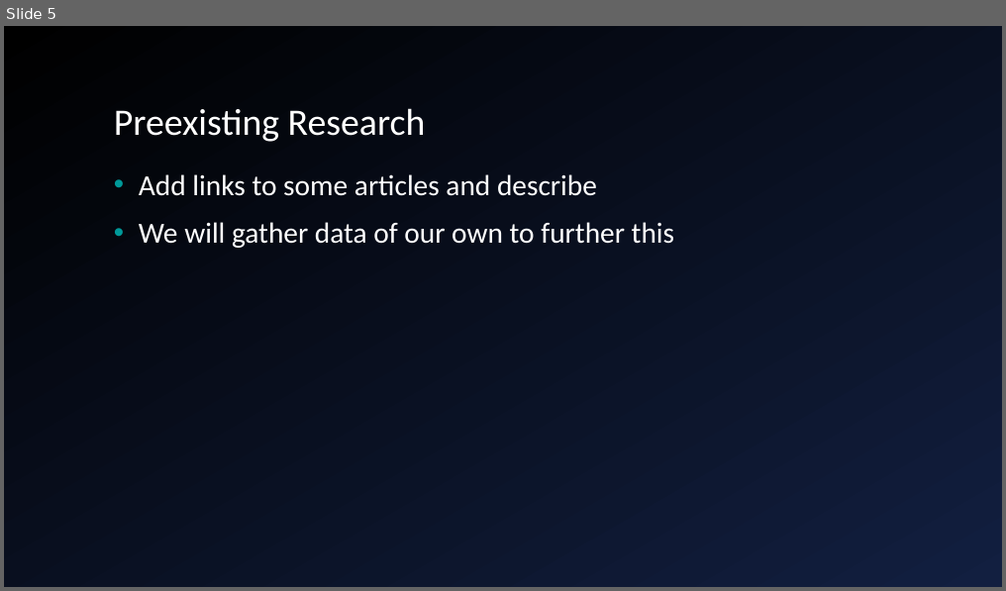
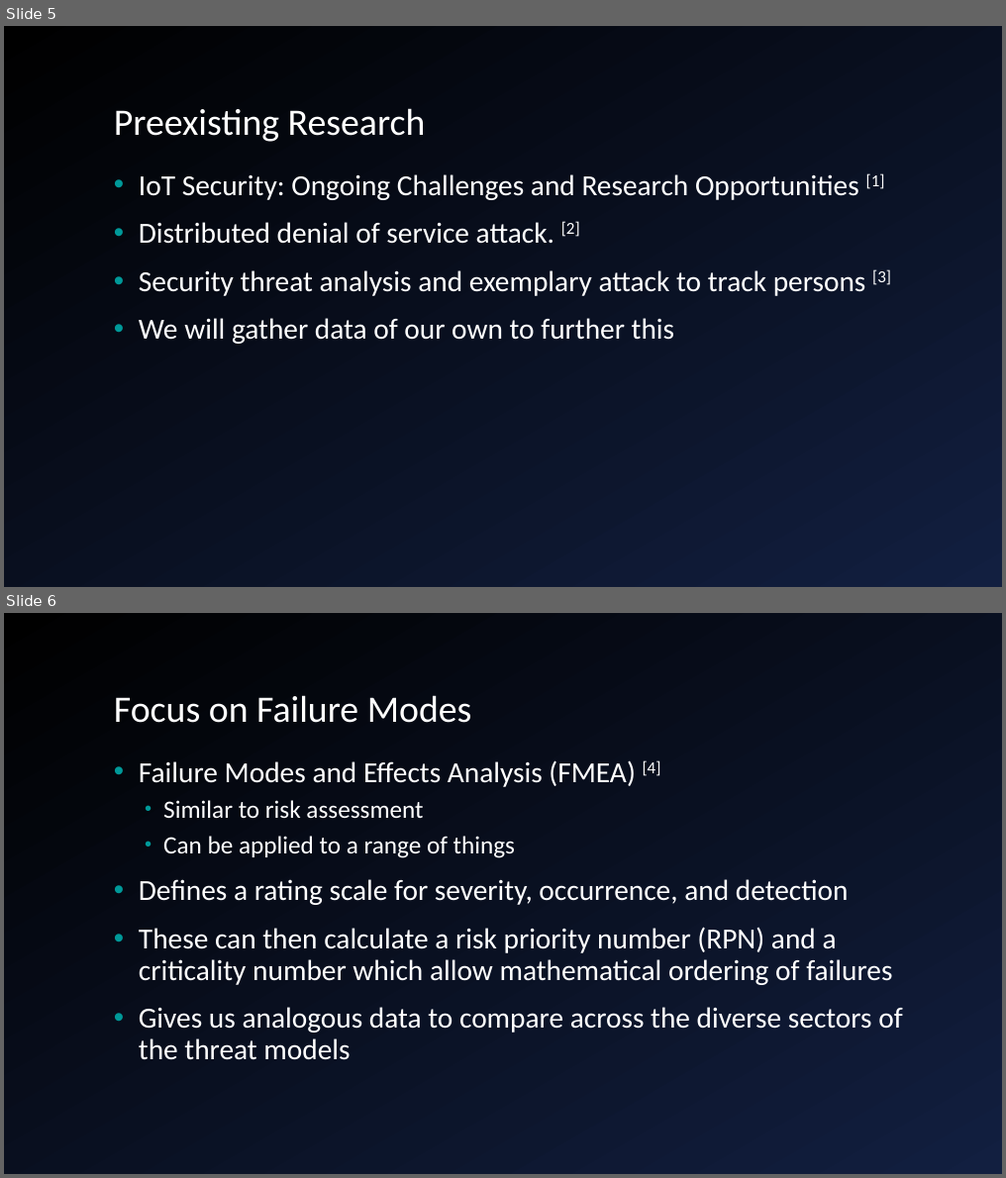
Before and after one commit to giacoppd/Security-For-Robotics, a slide deck: docs/progress_report/progress_report.ppt. Shown one above the other, each under a label of ours: slide 5 before the commit, slides 5 and 6 after it. The pictures are 1006x591 and 1006x1178 pixels, drawn with LibreOffice and Linux fonts; fonts in the diff are those of the drawing; background and template pictures are left out. Boxes give left, top, right and bottom in pixels: in the first picture for what was removed or moved away, otherwise in the second. Text is boxed around its words. In the diff, an @@ line names an element or a change of style, - is before the commit and + after.

```diff
--- a/docs/progress_report/progress_report.ppt
+++ b/docs/progress_report/progress_report.ppt
@@ slide 6 added at (x1=4, y1=613, x2=1002, y2=1174), background gradient #121F40 to #000000 @@
@@ title added at (x1=114, y1=695, x2=472, y2=723), 36 pt, text #FFFFFF @@
+Focus on Failure Modes
@@ text added at (x1=139, y1=761, x2=902, y2=1060), 28 pt, text #FFFFFF @@
+• Failure Modes and Effects Analysis (FMEA) [4]
+  • Similar to risk assessment
+  • Can be applied to a range of things
+• Defines a rating scale for severity, occurrence, and detection
+• These can then calculate a risk priority number (RPN) and a criticality number which allow mathematical ordering of failures
+• Gives us analogous data to compare across the diverse sectors of the threat models
@@ slide 5 changed as well @@
@@ background gradient #000000 to #121F40 to gradient #121F40 to #000000 @@
@@ text at (x1=139, y1=174, x2=891, y2=296): text changed @@
-• Add links to some articles and describe
+• IoT Security: Ongoing Challenges and Research Opportunities [1]
+• Distributed denial of service attack. [2]
+• Security threat analysis and exemplary attack to track persons [3]
```
Also in this commit, not shown: 11 other slides changed, 4 other slides added, 3 slides removed.
